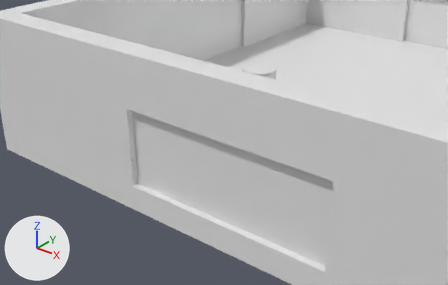
An edit to the Blender file Resources/levels/stage.blend, drawn before and after from the same camera.
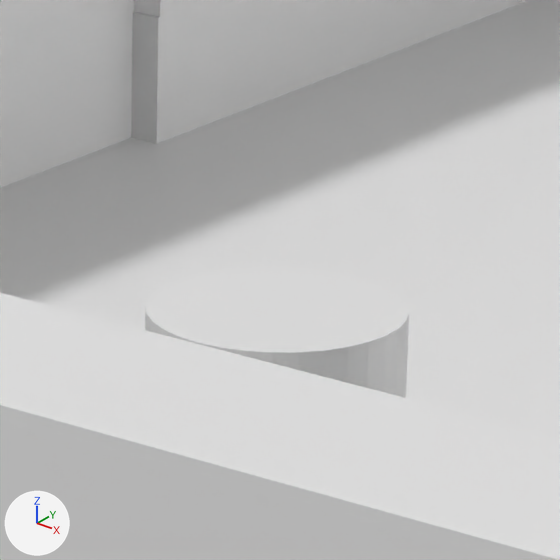
Each version is shown from a 50 mm camera at (108.0, -251.9, 117.0) aimed at (-16.1, -96.8, 20.8), then close up on the part from 50% to 66% of the width and 10% to 35% of the height. The lights are fixed; the arrows at lower left show +X, +Y and +Z.

Script lines for the objects in view, before the commit:
```python
me_円柱_018 = bpy.data.meshes.new('円柱.018')
me_円柱_018.from_pydata(...)  # a 32-sided cylinder along z spanning x -1.0..1.0, y -1.0..1.0, z 0.0..0.8
me_円柱_018.materials.append(mat_マテリアル_018)  # white #e7e7e7
me_立方体_004 = bpy.data.meshes.new('立方体.004')
me_立方体_004.from_pydata(...)  # a box spanning x -1.0..1.0, y -1.0..1.0, z -1.0..1.0
me_立方体_019 = bpy.data.meshes.new('立方体.019')
me_立方体_019.from_pydata(...)  # a box spanning x -1.0..1.0, y -1.0..1.0, z -1.0..1.0
ob_spawnpoint = bpy.data.objects.new('SpawnPoint', me_円柱_018)
ob_spawnpoint.location = (-13.13, -80.52, 40.0)
ob_spawnpoint.scale = (6.0, 6.0, 6.0)
ob_地面 = bpy.data.objects.new('地面', me_立方体_004)
ob_地面.location = (0.0, 0.0, 0.0)
ob_地面.scale = (120.0, 120.0, 5.0)
ob_立方体_018 = bpy.data.objects.new('立方体.018', me_立方体_019)
ob_立方体_018.location = (0.0, -115.0, 45.0)
ob_立方体_018.scale = (40.0, 5.0, 10.0)
# also in view: '立方体' at (-115.0, 80.0, 30.0); '立方体.014' at (-115.0, 39.9, 10.0); '立方体.021' at (-115.0, 0.0, 20.0)
```
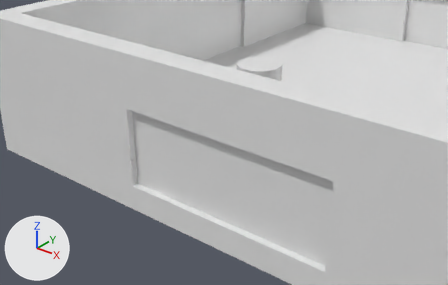
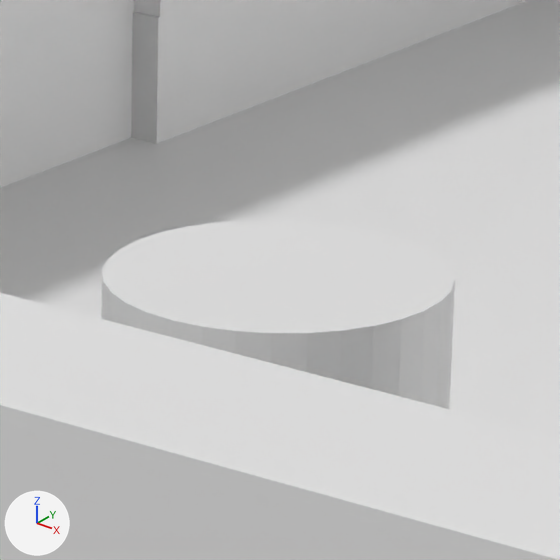
Changed parts and their boxes (x1, y1, x2, y2) in the close-ups (560 x 560 px):
'SpawnPoint', rescaled (34% wider, 43% taller): before (145, 266, 409, 398); after (101, 220, 455, 409)

Patch to the scene script:
```diff
--- a/Resources/levels/stage.blend.py
+++ b/Resources/levels/stage.blend.py
@@ ob_spawnpoint @@
 ob_spawnpoint.location = (-13.13, -80.52, 40.0)
-ob_spawnpoint.scale = (6.0, 6.0, 6.0)
+ob_spawnpoint.scale = (8.0, 8.0, 8.0)
```
